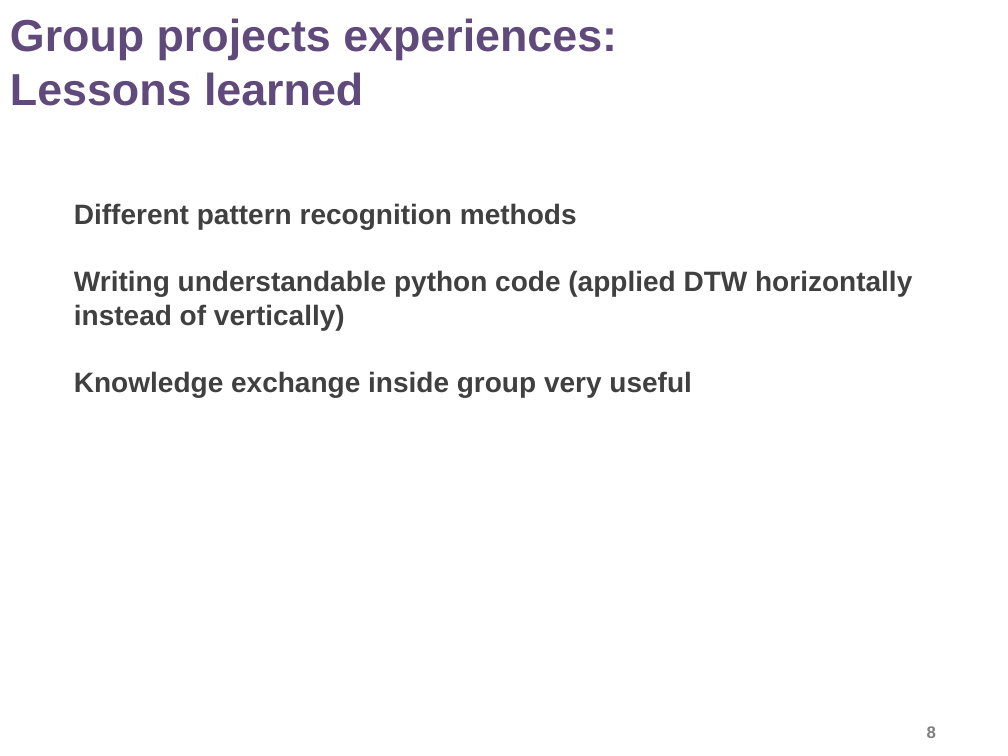
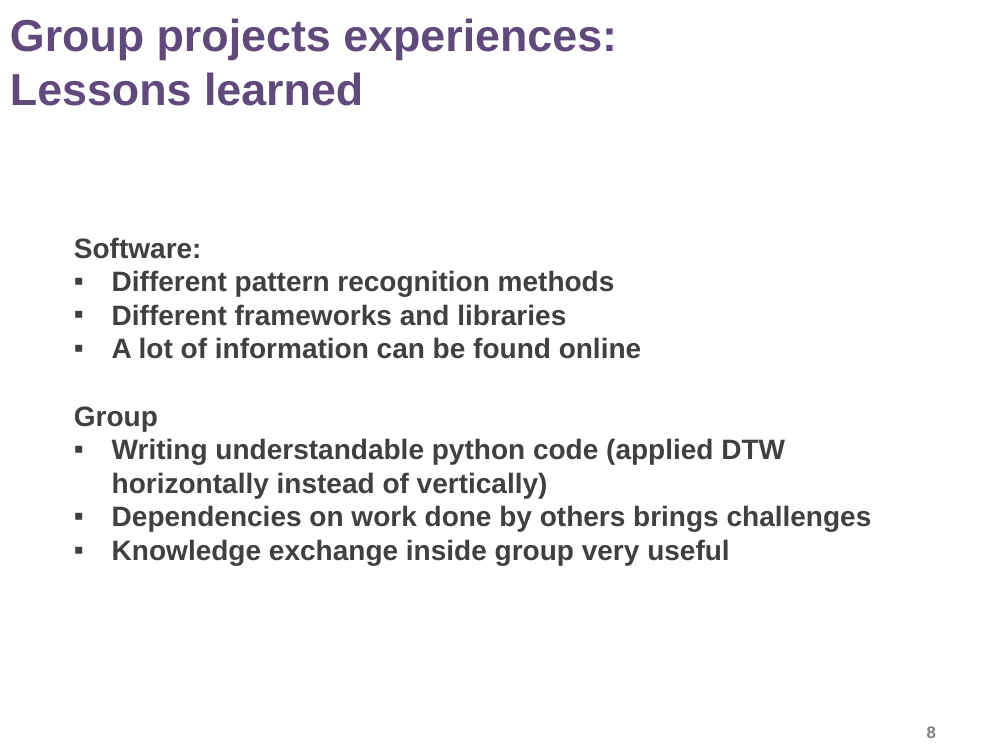
Before and after one commit to pas/pattern-recognition-2018-purple, a slide deck: slide 8 of patRec_purple_final.pptx. Drawn at 1008x756 pixels with LibreOffice and Linux fonts; fonts in the diff are those of the drawing; background and template pictures are left out. Boxes give left, top, right and bottom in pixels: in the first picture for what was removed or moved away, otherwise in the second. Text is boxed around its words. In the diff, an @@ line names an element or a change of style, - is before the commit and + after.

```diff
--- a/patRec_purple_final.pptx
+++ b/patRec_purple_final.pptx
@@ text at [74,237,202,259]: paragraph added @@
+Software:
@@ text at [112,270,785,565]: bullet none to ▪ @@
@@ text at [74,304,641,431]: paragraphs added @@
+▪ Different frameworks and libraries
+▪ A lot of information can be found online
+Group
@@ text at [112,505,872,532]: paragraph added @@
+▪ Dependencies on work done by others brings challenges
```
Also in this commit, not shown: 4 other slides changed.
